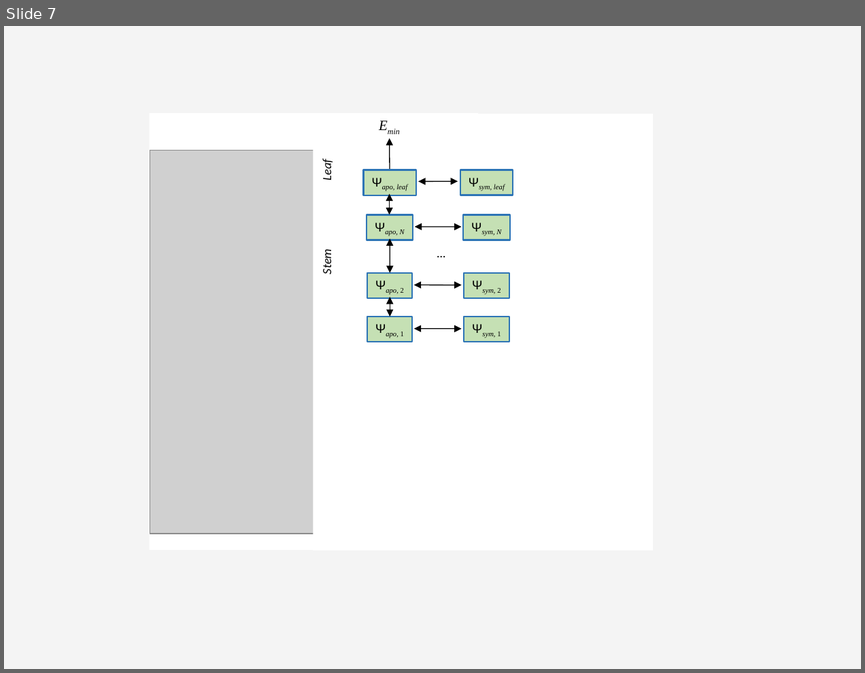
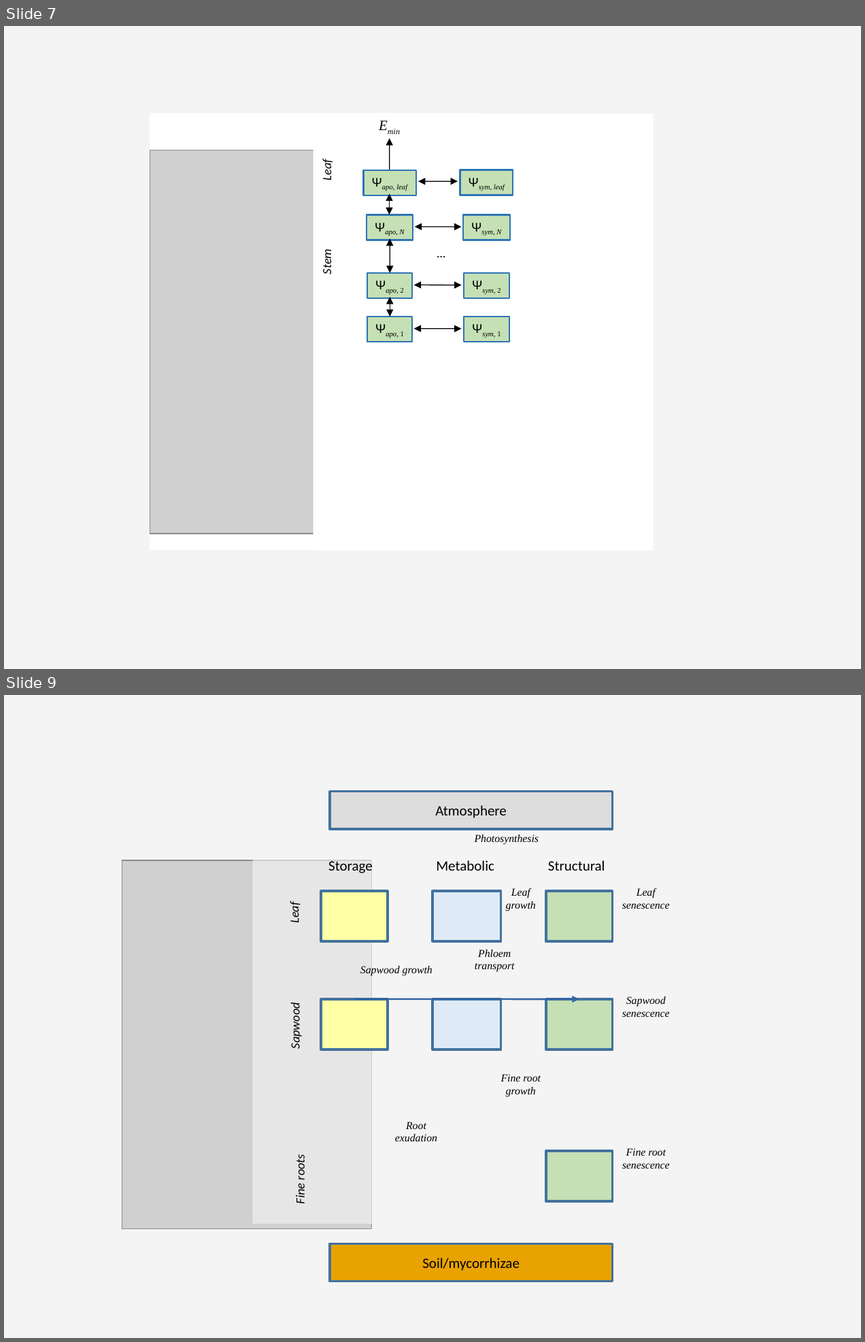
Before and after one commit to emf-creaf/medfatebook, a slide deck: Hydraulics.pptx. Shown one above the other, each under a label of ours: slide 7 before the commit, slides 7 and 9 after it; the slides between them are not shown. The pictures are 865x673 and 865x1342 pixels, drawn with LibreOffice and Linux fonts; fonts in the diff are those of the drawing; grey boxes stand for pictures. Boxes give left, top, right and bottom in pixels: in the first picture for what was removed or moved away, otherwise in the second. Text is boxed around its words. In the diff, an @@ line names an element or a change of style, - is before the commit and + after.

```diff
--- a/Hydraulics.pptx
+++ b/Hydraulics.pptx
@@ slide 9 added at <box>4,695,861,1338</box>, background #F4F4F4 @@
@@ rectangle added at <box>330,791,613,829</box>, fill #DDDDDD, outline #43739E 2 pt @@
@@ text added at <box>435,805,507,818</box>, 12 pt, text #000000 @@
+Atmosphere
@@ text added at <box>475,834,539,844</box>, 9 pt, text #000000, italic @@
+Photosynthesis
@@ rectangle added at <box>252,847,647,1223</box>, fill #F4F4F4 at 62% opacity @@
@@ picture added at <box>122,860,372,1229</box> @@
@@ text added at <box>328,861,373,873</box>, 12 pt, text #000000 @@
+Storage
@@ text added at <box>436,860,494,870</box>, 12 pt, text #000000 @@
+Metabolic
@@ text added at <box>548,860,605,870</box>, 12 pt, text #000000 @@
+Structural
@@ rectangle added at <box>321,892,388,942</box>, fill #FFFFA6, outline #43739E 2 pt @@
@@ rectangle added at <box>432,892,501,942</box>, fill #DEEBF7, outline #43739E 2 pt @@
@@ text added at <box>506,888,536,911</box>, 9 pt, text #000000, italic @@
+Leaf growth
@@ rectangle added at <box>545,892,613,942</box>, fill #C5E0B4, outline #43739E 2 pt @@
@@ text added at <box>622,888,670,909</box>, 9 pt, text #000000, italic @@
+Leaf senescence
@@ text added at <box>287,904,302,922</box>, 10.5 pt, text #000000, italic @@
+Leaf
@@ text added at <box>475,949,515,972</box>, 9 pt, text #000000, italic @@
+Phloem transport
@@ text added at <box>360,966,432,976</box>, 9 pt, text #000000, italic @@
+Sapwood growth
@@ rectangle added at <box>321,999,388,1050</box>, fill #FFFFA6, outline #43739E 2 pt @@
@@ curved arrow added from (354, 999) to (579, 999), #3465A4 1.45 pt @@
@@ rectangle added at <box>432,999,501,1050</box>, fill #DEEBF7, outline #43739E 2 pt @@
@@ rectangle added at <box>545,999,613,1050</box>, fill #C5E0B4, outline #43739E 2 pt @@
@@ text added at <box>622,996,670,1017</box>, 9 pt, text #000000, italic @@
+Sapwood senescence
@@ text added at <box>288,1006,303,1047</box>, 10.5 pt, text #000000, italic @@
+Sapwood
@@ text added at <box>501,1074,541,1096</box>, 9 pt, text #000000, italic @@
+Fine root growth
@@ text added at <box>395,1121,437,1141</box>, 9 pt, text #000000, italic @@
+Root exudation
@@ text added at <box>292,1156,307,1203</box>, 10.5 pt, text #000000, italic @@
+Fine roots
@@ rectangle added at <box>545,1151,613,1202</box>, fill #C5E0B4, outline #43739E 2 pt @@
@@ text added at <box>622,1148,670,1168</box>, 9 pt, text #000000, italic @@
+Fine root senescence
@@ rectangle added at <box>330,1243,613,1281</box>, fill #E8A202, outline #43739E 2 pt @@
@@ text added at <box>422,1257,519,1270</box>, 12 pt, text #000000 @@
+Soil/mycorrhizae
```
Also in this commit, not shown: 6 slides changed, 4 other files.
